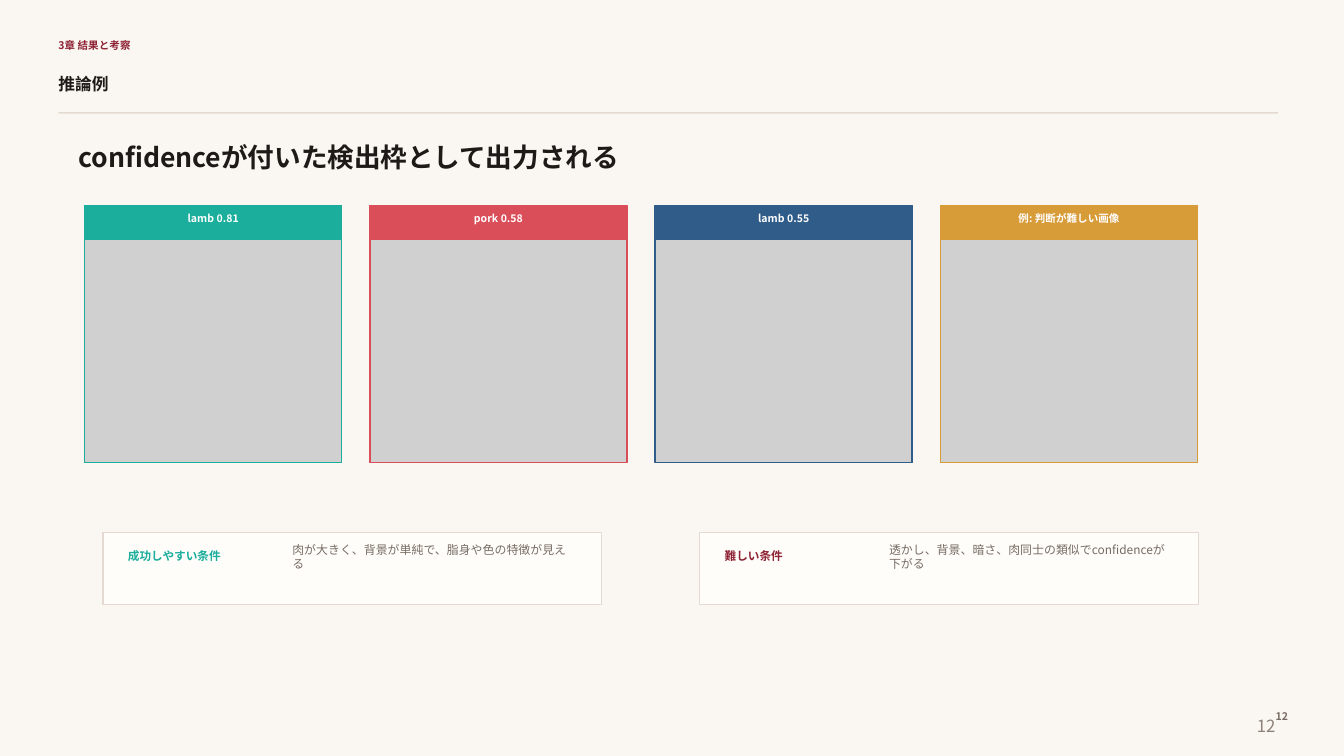
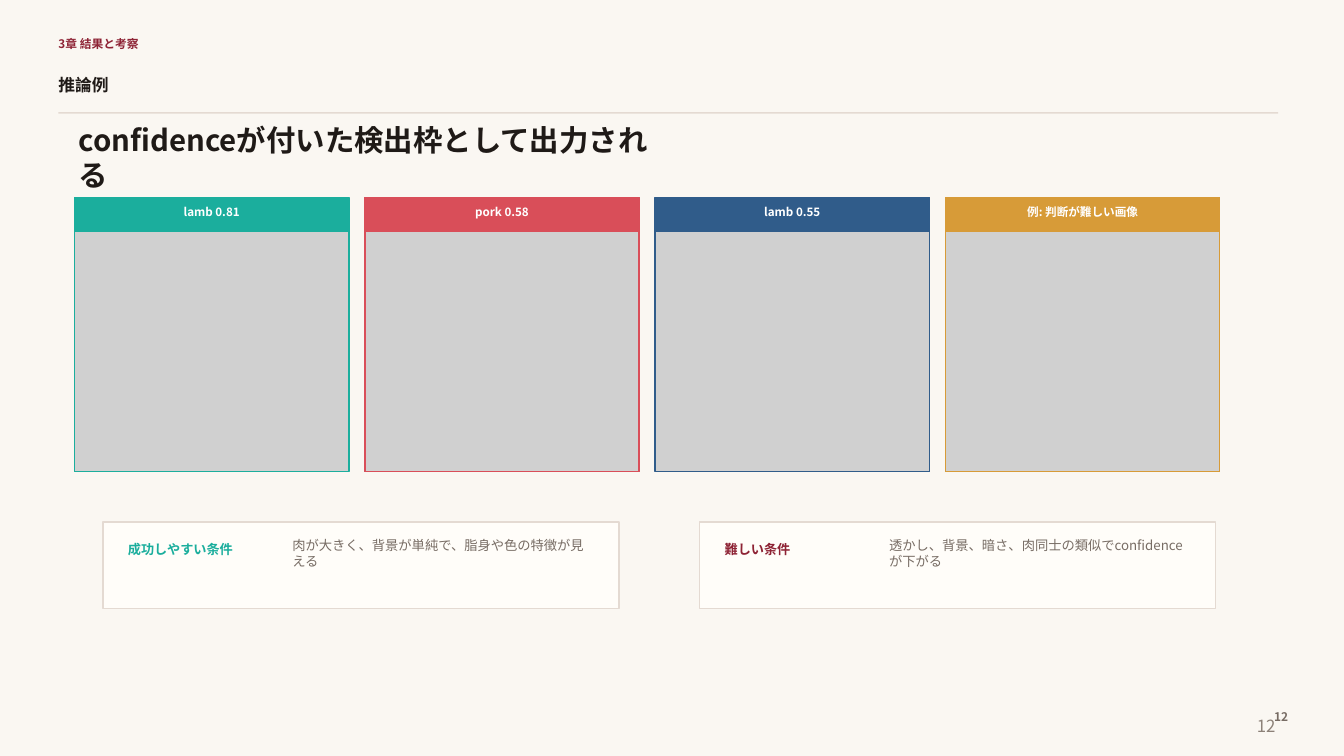
Before and after one commit to moka610/meat-detection-yolo, a slide deck: slide 12 of slides_meat_yolo/meat_yolo_roboflow_presentation.pptx. Drawn at 1344x756 pixels with LibreOffice and Linux fonts; fonts in the diff are those of the drawing; grey boxes stand for pictures. Boxes give left, top, right and bottom in pixels: in the first picture for what was removed or moved away, otherwise in the second. Text is boxed around its words. In the diff, an @@ line names an element or a change of style, - is before the commit and + after.

```diff
--- a/slides_meat_yolo/meat_yolo_roboflow_presentation.pptx
+++ b/slides_meat_yolo/meat_yolo_roboflow_presentation.pptx
@@ text "3章 結果と考察" at box(58, 38, 139, 49): size 7.5 to 8.4 pt @@
@@ text "confidenceが付いた検出枠として出力される" at box(79, 143, 663, 171): size 19 to 21 pt @@
@@ picture: place and size @@
-picture at box(85, 206, 342, 463)
+picture at box(75, 198, 349, 472)
@@ rectangle: place and size @@
-rectangle at box(85, 206, 342, 463)
+rectangle at box(75, 198, 349, 472)
@@ rectangle: place and size @@
-rectangle at box(85, 206, 342, 240)
+rectangle at box(75, 198, 349, 232)
@@ text "lamb 0.81": place and size @@
-text "lamb 0.81" at box(188, 213, 239, 222)
+text "lamb 0.81" at box(184, 206, 239, 216)
@@ picture: place and size @@
-picture at box(370, 206, 627, 463)
+picture at box(365, 198, 639, 472)
@@ rectangle: place and size @@
-rectangle at box(370, 206, 627, 463)
+rectangle at box(365, 198, 639, 472)
@@ rectangle: place and size @@
-rectangle at box(370, 206, 627, 240)
+rectangle at box(365, 198, 639, 232)
@@ text "pork 0.58": place and size @@
-text "pork 0.58" at box(474, 213, 523, 225)
+text "pork 0.58" at box(475, 206, 529, 219)
@@ picture: place and size @@
-picture at box(655, 206, 912, 463)
+picture at box(655, 198, 930, 472)
@@ rectangle: place and size @@
-rectangle at box(655, 206, 912, 463)
+rectangle at box(655, 198, 930, 472)
@@ rectangle: place and size @@
-rectangle at box(655, 206, 912, 240)
+rectangle at box(655, 198, 930, 232)
@@ text "lamb 0.55": place and size @@
-text "lamb 0.55" at box(758, 213, 809, 222)
+text "lamb 0.55" at box(764, 206, 820, 216)
@@ picture: place and size @@
-picture at box(941, 206, 1198, 463)
+picture at box(946, 198, 1220, 472)
@@ rectangle: place and size @@
-rectangle at box(941, 206, 1198, 463)
+rectangle at box(946, 198, 1220, 472)
@@ rectangle: place and size @@
-rectangle at box(941, 206, 1198, 240)
+rectangle at box(946, 198, 1220, 232)
@@ size 7.5 to 8.3 pt in 4 elements at box(184, 206, 239, 216), box(475, 206, 529, 219), box(764, 206, 820, 216), box(1027, 206, 1138, 217) @@
@@ text "例: 判断が難しい画像": place and size @@
-text "例: 判断が難しい画像" at box(1018, 213, 1120, 223)
+text "例: 判断が難しい画像" at box(1027, 206, 1138, 217)
@@ rectangle: place and size @@
-rectangle at box(103, 532, 602, 605)
+rectangle at box(103, 522, 619, 609)
@@ text "肉が大きく、背景が単純で、脂身や色の特徴が見える" at box(292, 539, 583, 567): size 8.5 to 9.5 pt @@
@@ rectangle: place and size @@
-rectangle at box(700, 532, 1199, 605)
+rectangle at box(700, 522, 1216, 609)
@@ text "透かし、背景、暗さ、肉同士の類似でconfidenceが下がる" at box(889, 539, 1183, 551): size 8.5 to 9.5 pt @@
@@ text "成功しやすい条件" at box(128, 542, 233, 555): size 8.3 to 9.4 pt @@
@@ text "難しい条件" at box(725, 542, 791, 555): size 8.3 to 9.4 pt @@
@@ text "12" at box(1274, 712, 1288, 721): size 7.5 to 8.5 pt @@
```
Also in this commit, not shown: 13 other slides changed, 1 other file.
